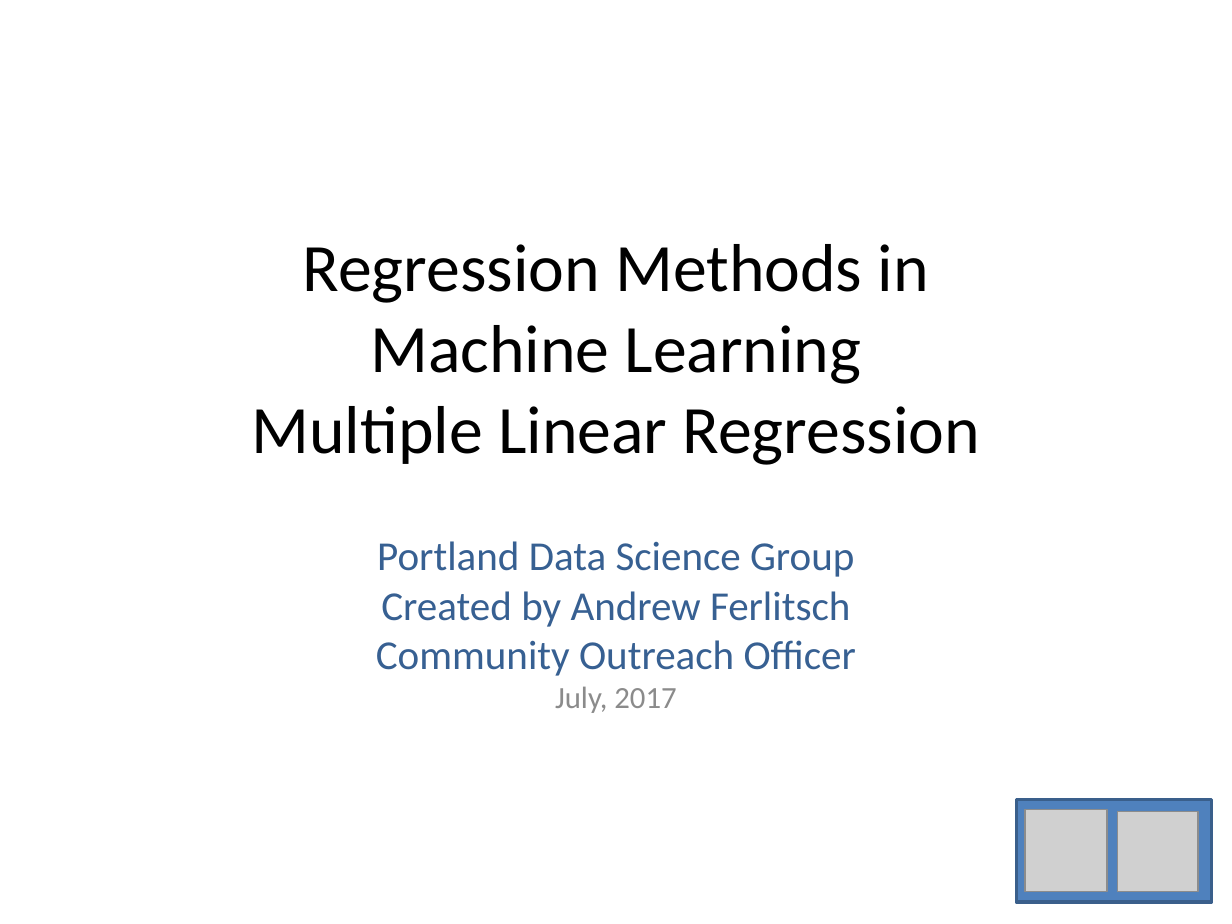
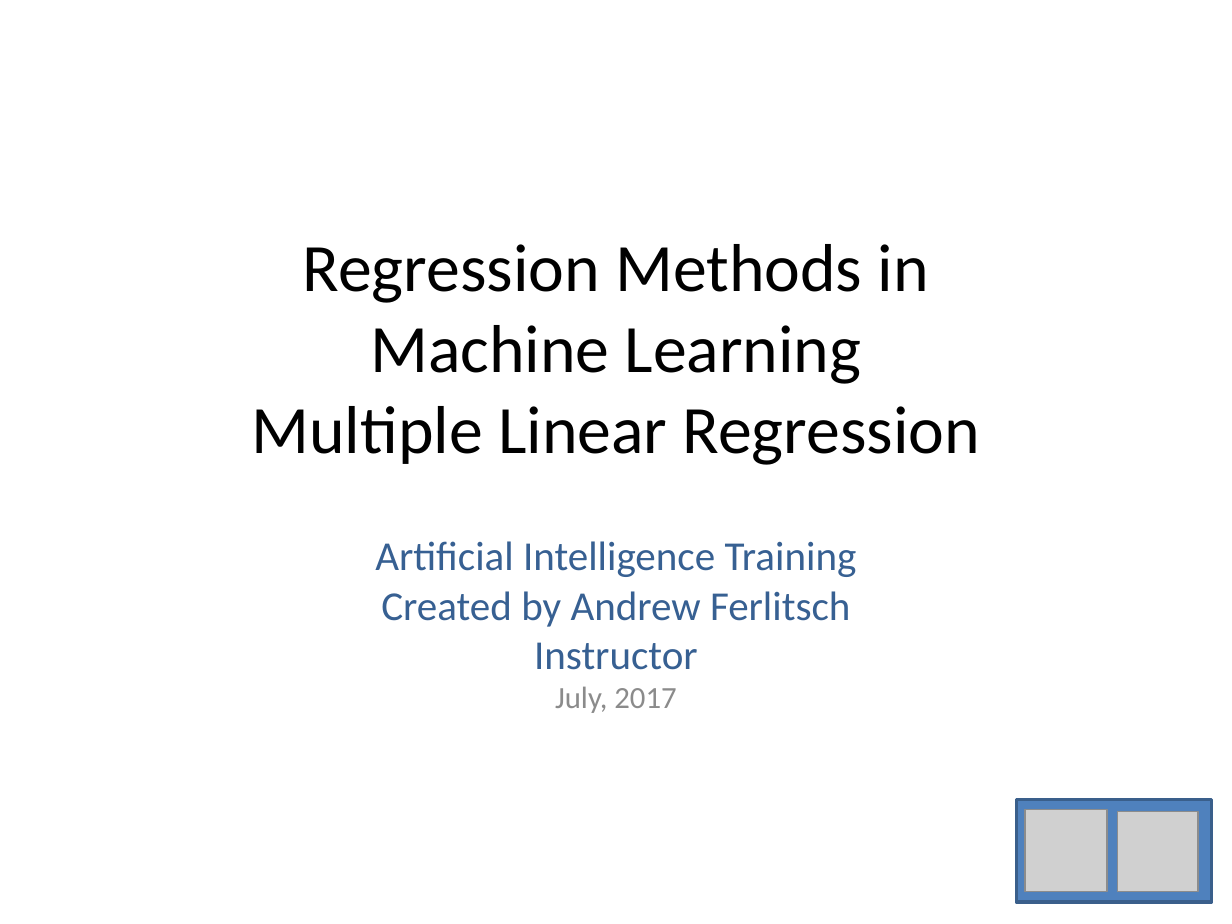
Before and after one commit to andrewferlitsch/Portland-Data-Science-Group, a slide deck: slide 1 of Presentations/ML Multiple Linear Regression.pptx. Drawn at 1232x924 pixels with LibreOffice and Linux fonts; fonts in the diff are those of the drawing; grey boxes stand for pictures. Boxes give left, top, right and bottom in pixels: in the first picture for what was removed or moved away, otherwise in the second. Text is boxed around its words. In the diff, an @@ line names an element or a change of style, - is before the commit and + after.

Commit message:
updates to multiple regressin

```diff
--- a/Presentations/ML Multiple Linear Regression.pptx
+++ b/Presentations/ML Multiple Linear Regression.pptx
@@ subtitle at (375,541,857,713): text changed @@
-Portland Data Science Group
-Created by Andrew Ferlitsch
-Community Outreach Officer
-July, 2017
+Artificial Intelligence Training
+Created by Andrew Ferlitsch
+Instructor
+July, 2017
```
Also in this commit, not shown: 1 other slide changed.
